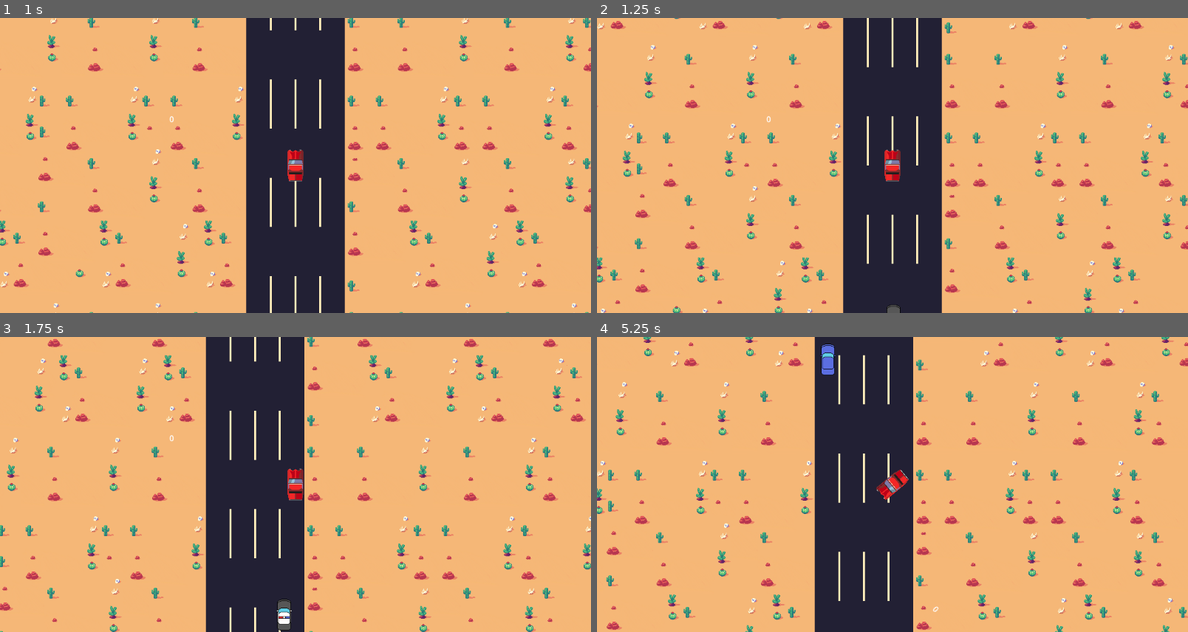
Above: before the commit, frames 1-4 (two rows, left to right).
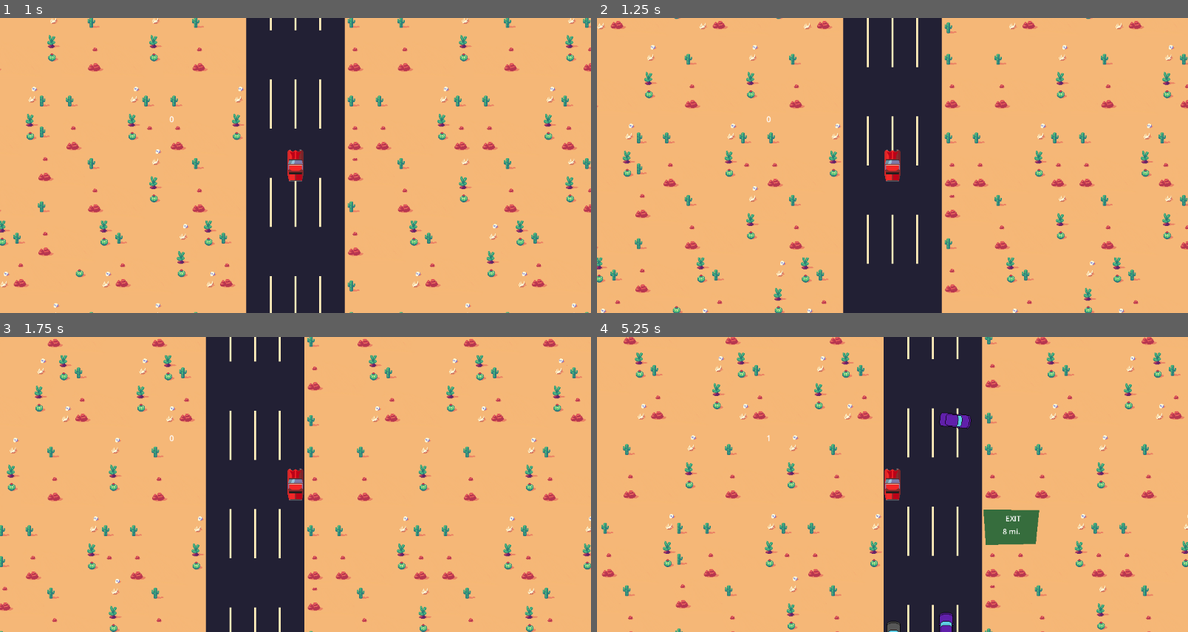
Above: after the commit, the same moments.

Repository: Zeke-D/roadtripping
Game: Godot game, scene res://control.tscn
Two runs of this game, one before a commit and one after it. Both use one fixed random seed, a clock stepped at 60 frames per second and the inputs below.
Inputs:
- Up to frame 1 (1 s): click "START" at 0.5 s
- Up to frame 2 (1.25 s): no input
- Up to frame 3 (1.75 s): hold D (right) from 1.28 s (still down)
- Up to frame 4 (5.25 s): release D (right) at 2.03 s; hold S (down) 2.03-2.78 s; hold D (right) 2.78-3.53 s; hold W (up) 3.53-4.28 s; hold A (left) from 4.28 s (still down)

Frame 1 is identical in both runs. In frame 2, less than 0.1% of the frame differs, in the area x 49-52%, y 97-100%; in frame 3, 0.2%; in frame 4, 33%, in the area x 0-100%, y 0-100%.

Commit message:
sounds + auto police

Diff:
--- a/PlayerCar.gd
+++ b/PlayerCar.gd
@@ -6,7 +6,7 @@
 var CAR_WIDTH : float = 32;
 var ROAD_WIDTH : float = 49 * 4 - CAR_WIDTH;
 var elapsed = 0.0
-var spin_duration = 2
+var spin_duration = 1.5
 var state = CarState.FULL_HP
 
 enum CarState {
@@ -27,7 +27,7 @@
 var hurtbox;
 
 func _ready():
-
+	get_tree().current_scene.find_child("Sounds").find_child("Idle_sound").play()
 	global.distance = 0
 
 	#init speed_mult_map
@@ -81,16 +81,21 @@
 	get_tree().current_scene.start_game_over()
 
 func spinout(direction):
+	get_tree().current_scene.find_child("Sounds").find_child("Idle_sound").stop()
+	get_tree().current_scene.find_child("Sounds").find_child("Death_sound").play()
 	move_and_rotate(direction * Vector2(1200, 600) * .25,
 		self.rotation + TAU * 2.64, spin_duration)
 
 func _on_hurtbox_body_entered(body):
 	if body.is_in_group("Enemy") and state != CarState.DEAD:
 		print("HIT")
+		get_tree().current_scene.find_child("Sounds").find_child("Car_hit").play()
 		state -= 1
 		body.spinout((body.position - self.position).normalized())
 		if state == CarState.DEAD:
 			self.spinout(-(body.position - self.position).normalized())
+		elif body.is_in_group("Civilian") and !global.police_chase:
+			get_tree().current_scene.find_child("Spawner").spawn_cop(self.position + Vector2(0, 400))
 
 	if body.is_in_group("Police") and state != CarState.DEAD:
 		state = 0
--- a/global.gd
+++ b/global.gd
@@ -1,3 +1,4 @@
 extends Node
 
 var distance = 0
+var police_chase = false
--- a/npcs/npc_car_blue.tscn
+++ b/npcs/npc_car_blue.tscn
@@ -6,7 +6,7 @@
 [sub_resource type="RectangleShape2D" id="RectangleShape2D_uhxu8"]
 size = Vector2(28, 62)
 
-[node name="NpcCar" type="CharacterBody2D" groups=["Enemy"]]
+[node name="NpcCar" type="CharacterBody2D" groups=["Civilian", "Enemy"]]
 script = ExtResource("1_vgpbt")
 
 [node name="CollisionShape2D" type="CollisionShape2D" parent="."]
--- a/npcs/npc_car_cop.gd
+++ b/npcs/npc_car_cop.gd
@@ -24,6 +24,8 @@
 	player = get_tree().current_scene.find_child('Car')
 	escape_tween = get_tree().create_tween()
 	escape_tween.stop()
+	global.police_chase = true
+	get_tree().current_scene.find_child("Sounds").find_child("Police_sirens").play()
 
 func _physics_process(delta):
 	position = get_next_position(delta)
@@ -47,7 +49,9 @@
 func escaped():
 	if(!initial_chase):
 		print("escaped police.")
+		global.police_chase = false
 		self.queue_free()
+		get_tree().current_scene.find_child("Sounds").find_child("Police_sirens").stop()
 
 func move_and_rotate(target_position, target_rotation, duration):
 	var tween = get_tree().create_tween()
@@ -67,3 +71,4 @@
 func _on_hurtbox_body_entered(body):
 	if body.is_in_group("Enemy"):
 		body.spinout((body.position - self.position).normalized())
+		get_tree().current_scene.find_child("Sounds").find_child("Car_hit").play()
--- a/npcs/npc_car_purple.tscn
+++ b/npcs/npc_car_purple.tscn
@@ -6,7 +6,7 @@
 [sub_resource type="RectangleShape2D" id="RectangleShape2D_rxmrq"]
 size = Vector2(32, 64)
 
-[node name="npc_car_purple" type="CharacterBody2D" groups=["Enemy"]]
+[node name="npc_car_purple" type="CharacterBody2D" groups=["Civilian", "Enemy"]]
 script = ExtResource("1_uuawq")
 
 [node name="CollisionShape2D" type="CollisionShape2D" parent="."]
--- a/npcs/npc_taxi.tscn
+++ b/npcs/npc_taxi.tscn
@@ -6,7 +6,7 @@
 [sub_resource type="RectangleShape2D" id="RectangleShape2D_5mwqo"]
 size = Vector2(32, 64)
 
-[node name="npc_taxi" type="CharacterBody2D" groups=["Enemy"]]
+[node name="npc_taxi" type="CharacterBody2D" groups=["Civilian", "Enemy"]]
 script = ExtResource("1_6x4n6")
 speed = 110
 
--- a/oncoming_traffic.gd
+++ b/oncoming_traffic.gd
@@ -10,7 +10,7 @@
 var npc_boat: PackedScene = load("res://npcs/npc_boat.tscn")
 var npc_tank: PackedScene = load("res://npcs/npc_tank.tscn")
 var npc_taxi: PackedScene = load("res://npcs/npc_taxi.tscn")
-
+var npc_cop: PackedScene = load("res://npcs/npc_car_cop.tscn")
 var LANE_ONE: Vector2 = Vector2(LANE_ONE_X, -500)
 
 var obstacle_dict: Dictionary = {
@@ -36,6 +36,10 @@
 	npcCar.position = pos
 	get_parent().add_child(npcCar)
 
+func spawn_cop(pos):
+	var npcCar = npc_cop.instantiate()
+	npcCar.position = pos
+	get_parent().add_child(npcCar)
 
 # Called every frame. 'delta' is the elapsed time since the previous frame.
 func _on_timer_timeout():
--- a/world.tscn
+++ b/world.tscn
@@ -1,13 +1,16 @@
-[gd_scene load_steps=11 format=3 uid="uid://c4a0t2vn7bw41"]
+[gd_scene load_steps=14 format=3 uid="uid://c4a0t2vn7bw41"]
 
 [ext_resource type="PackedScene" uid="uid://dn2511q50ob5p" path="res://player_car.tscn" id="1_0pryi"]
 [ext_resource type="Script" path="res://oncoming_traffic.gd" id="1_3dc4a"]
 [ext_resource type="Texture2D" uid="uid://b0awv4geu16qs" path="res://Assets/base_road.png" id="1_tlry5"]
 [ext_resource type="Script" path="res://world.gd" id="1_vilm6"]
 [ext_resource type="PackedScene" uid="uid://jc02a36m21ag" path="res://background.tscn" id="3_5jjkl"]
+[ext_resource type="AudioStream" uid="uid://dtnlp6fwcia4d" path="res://Sounds/car-idling-22638.mp3" id="4_rgqk3"]
+[ext_resource type="AudioStream" uid="uid://b6ywawbenqvfc" path="res://Sounds/RT_Death_crash.mp3" id="5_fooi5"]
 [ext_resource type="Script" path="res://wrapping_background.gd" id="5_gykqv"]
+[ext_resource type="AudioStream" uid="uid://b1k377ojstc7f" path="res://Sounds/RT_Car_Crash2.mp3" id="6_74mx0"]
 [ext_resource type="Script" path="res://timer.gd" id="6_ehp6s"]
-[ext_resource type="PackedScene" uid="uid://bxxus3ymc2n3p" path="res://npcs/npc_car_cop.tscn" id="8_757vp"]
+[ext_resource type="AudioStream" uid="uid://dtw5n6etea3gd" path="res://Sounds/police-siren-99029.mp3" id="10_xu3sg"]
 
 [sub_resource type="TileSetAtlasSource" id="TileSetAtlasSource_rssb8"]
 texture = ExtResource("1_tlry5")
@@ -80,9 +83,6 @@
 z_index = 1
 position = Vector2(19, -21)
 
-[node name="CopCar" parent="CanvasGroup/Obstacles" instance=ExtResource("8_757vp")]
-position = Vector2(-56, 696)
-
 [node name="Timer" type="Timer" parent="."]
 autostart = true
 script = ExtResource("6_ehp6s")
@@ -90,4 +90,19 @@
 [node name="Spawner" type="Node2D" parent="."]
 script = ExtResource("1_3dc4a")
 
+[node name="Sounds" type="Node" parent="."]
+
+[node name="Idle_sound" type="AudioStreamPlayer2D" parent="Sounds"]
+stream = ExtResource("4_rgqk3")
+
+[node name="Police_sirens" type="AudioStreamPlayer2D" parent="Sounds"]
+stream = ExtResource("10_xu3sg")
+
+[node name="Car_hit" type="AudioStreamPlayer2D" parent="Sounds"]
+stream = ExtResource("6_74mx0")
+volume_db = -0.57
+
+[node name="Death_sound" type="AudioStreamPlayer2D" parent="Sounds"]
+stream = ExtResource("5_fooi5")
+
 [connection signal="timeout" from="Timer" to="Spawner" method="_on_timer_timeout"]
Not shown, added: Sounds/RT_Car_Crash2.mp3.import
Not shown, added: Sounds/RT_Death_crash.mp3.import
Not shown, added: Sounds/car-idling-22638.mp3.import
Not shown, added: Sounds/police-siren-99029.mp3.import
Not shown, added: Sounds/RT_Car_Crash2.mp3
Not shown, added: Sounds/RT_Death_crash.mp3
Not shown, added: Sounds/car-idling-22638.mp3
Not shown, added: Sounds/police-siren-99029.mp3
